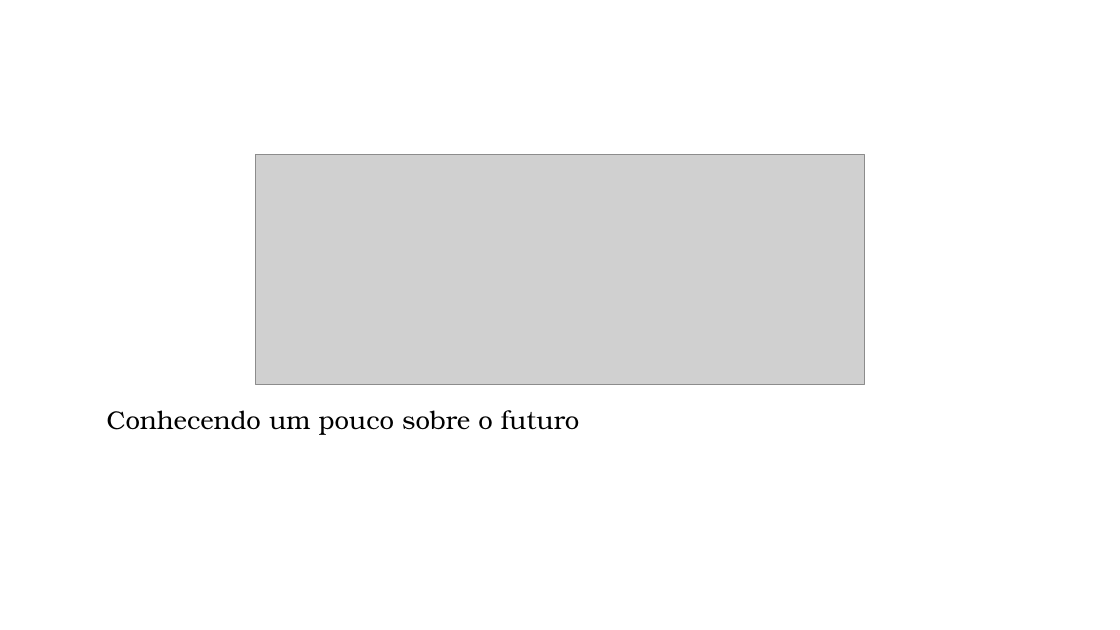
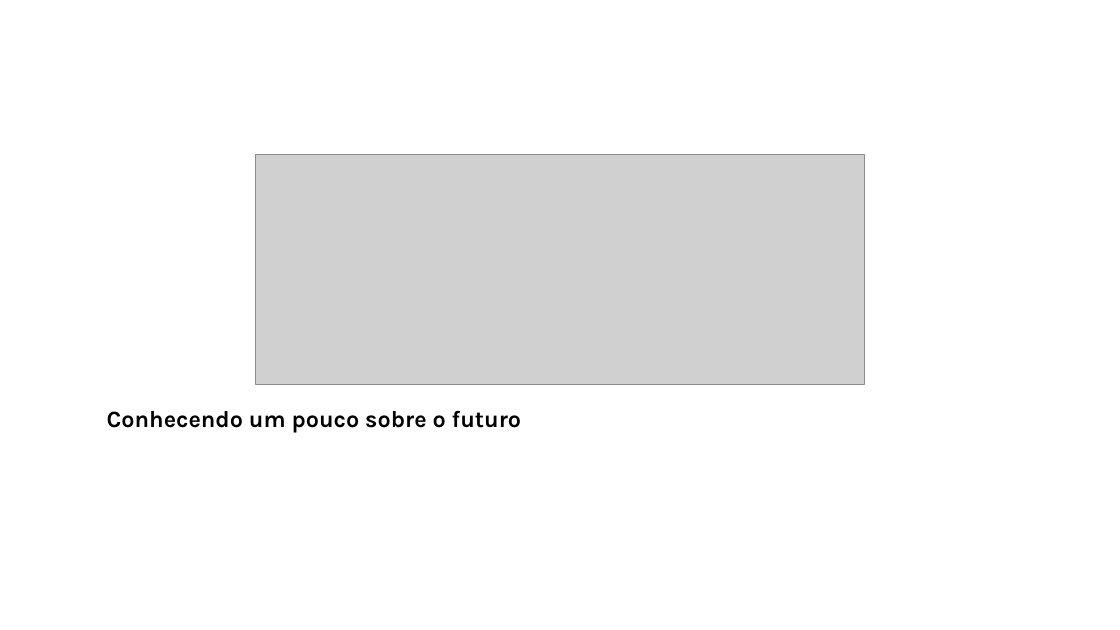
Before and after one commit to juninmd/apresentacao-pwa, a slide deck: slide 1 of apresentacao.pptx. Drawn at 1120x630 pixels with LibreOffice and Linux fonts; fonts in the diff are those of the drawing; grey boxes stand for pictures; background and template pictures are left out. Boxes give left, top, right and bottom in pixels: in the first picture for what was removed or moved away, otherwise in the second. Text is boxed around its words. In the diff, an @@ line names an element or a change of style, - is before the commit and + after.

```diff
--- a/apresentacao.pptx
+++ b/apresentacao.pptx
@@ subtitle "Conhecendo um pouco sobre o ..." at <box>107,411,521,433</box>: size 22 to 20 pt, font TeX Gyre Bonum to Karla, bold on @@
```
Also in this commit, not shown: 4 other slides changed, 3 slides added, 3 other files.
